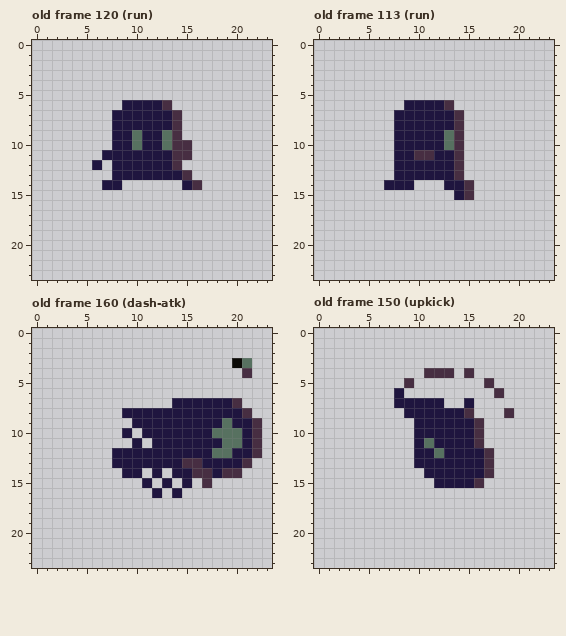
Pixel-art file: game/assets/gamer.aseprite. Above: the version before the commit.
24x24 pixels, 167 frames. Shown: old frame 120 (run), old frame 113 (run), old frame 160 (dash-atk), old frame 150 (upkick). The commit also changed other frames, which this record leaves out.
After:
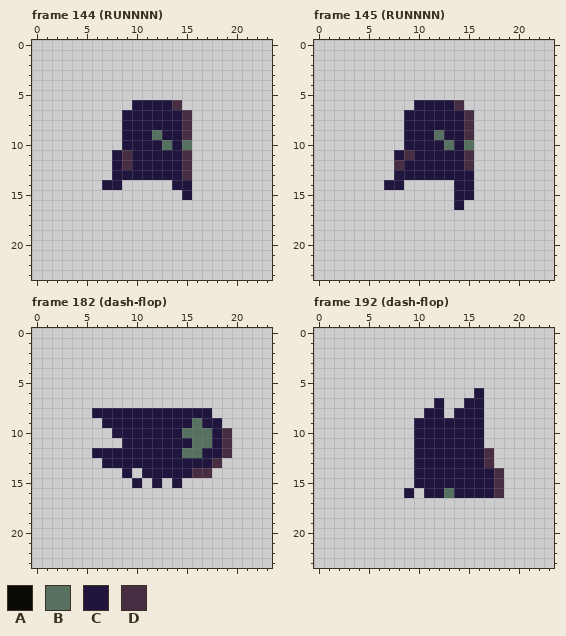
Palette (. is transparent): A #0b0a06  B #577160  C #1f153f  D #472e42
A new or re-ordered frame is compared with the old frame closest to it.
What changed:
frames 167 -> 201
Frame 144 (RUNNNN) is new; against old frame 120 (run), layer "chud":
Colour B replaces colour C in row 9 at x 12.
Colour B replaces colour D in row 10 at x 15.
Colour C is added in row 14 at x 14; in row 15 at x 15.
Colour C replaces colour B in row 9 at x 10 and 13; in row 10 at x 10.
Colour C replaces colour D in row 6 at x 13; in rows 7 to 12 at x 14.
Colour D is added in row 6 at x 14; in rows 7 to 9 at x 15; in row 12 at x 15.
Colour D replaces colour C in rows 11 to 12 at x 9.
The edit erases colour C in row 6 at x 9; in rows 7 to 10 at x 8; in row 11 at x 7; in row 12 at x 6.
The edit erases colour D in row 14 at x 16.
Frame 145 (RUNNNN) is new; against old frame 113 (run), layer "chud":
Colour B is added in row 10 at x 15.
Colour B replaces colour C in row 9 at x 12.
Colour C is added in row 13 at x 15; in row 16 at x 14.
Colour C replaces colour B in row 9 at x 13.
Colour C replaces colour D in row 6 at x 13; in rows 7 to 10 at x 14; in row 11 at x 10 to 11 and 14; in rows 12 to 13 at x 14; in rows 14 to 15 at x 15.
Colour D is added in row 6 at x 14; in rows 7 to 9 at x 15; in rows 11 to 12 at x 15.
Colour D replaces colour C in row 11 at x 9; in row 12 at x 8.
The edit erases colour C in row 6 at x 9; in rows 7 to 10 at x 8; in row 14 at x 9 and 13.
Frame 182 (dash-flop) against old frame 160 (dash-atk), layer "chud":
Colour B replaces colour C in row 9 at x 16; in row 10 at x 15 to 17; in row 11 at x 16 to 17; in row 12 at x 15 to 16.
Colour C is added in row 8 at x 6 to 8; in row 9 at x 7 to 9; in row 10 at x 8 and 10; in row 11 at x 9 and 11; in row 12 at x 6 to 7; in row 13 at x 7.
Colour C is added in row 14 at x 11 and 13; in row 15 at x 10, 12 and 14.
Colour C replaces colour B in row 10 at x 18; in row 12 at x 18.
Colour C replaces colour D in row 13 at x 15 to 16.
Colour D replaces colour B in rows 10 to 12 at x 19.
Colour D replaces colour C in row 13 at x 18.
The edit erases colour A in row 3 at x 20.
The edit erases colour B in row 3 at x 21; in row 9 at x 19; in rows 10 to 11 at x 20.
The edit erases colour C in row 7 at x 14 to 19; in row 8 at x 18 to 20; in row 9 at x 20 to 21; in rows 10 to 11 at x 21; in row 12 at x 20 to 21; in row 13 at x 19 to 20.
The edit erases colour C in row 14 at x 10 and 18; in row 15 at x 11, 13 and 15; in row 16 at x 12 and 14.
The edit erases colour D in row 4 at x 21; in row 7 at x 20; in row 8 at x 21; in rows 9 to 12 at x 22; in row 13 at x 21; in row 14 at x 19 to 20.
The edit erases colour D in row 15 at x 17.
Frame 192 (dash-flop) is new; against old frame 150 (upkick), layer "chud":
Colour B is added in row 16 at x 13.
Colour C is added in rows 6 to 8 at x 16; in row 14 at x 10; in row 15 at x 10 to 11 and 17; in row 16 at x 9, 11 to 12 and 14 to 17.
Colour C replaces colour B in row 11 at x 11; in row 12 at x 12.
Colour C replaces colour D in row 8 at x 15; in rows 9 to 11 at x 16; in row 14 at x 17; in row 15 at x 16.
Colour D is added in rows 14 to 16 at x 18.
The edit erases colour C in row 6 at x 8; in row 7 at x 8 to 11; in row 8 at x 9 to 10 and 13.
The edit erases colour D in row 4 at x 11 to 13 and 15; in row 5 at x 9 and 17; in row 6 at x 18; in row 8 at x 19.
Pixel boxes of the changes (left, top, right, bottom) in both pictures:
changed: (92, 100, 202, 200)
changed: (394, 100, 474, 210)
changed: (92, 358, 262, 498)
changed: (394, 368, 514, 498)
